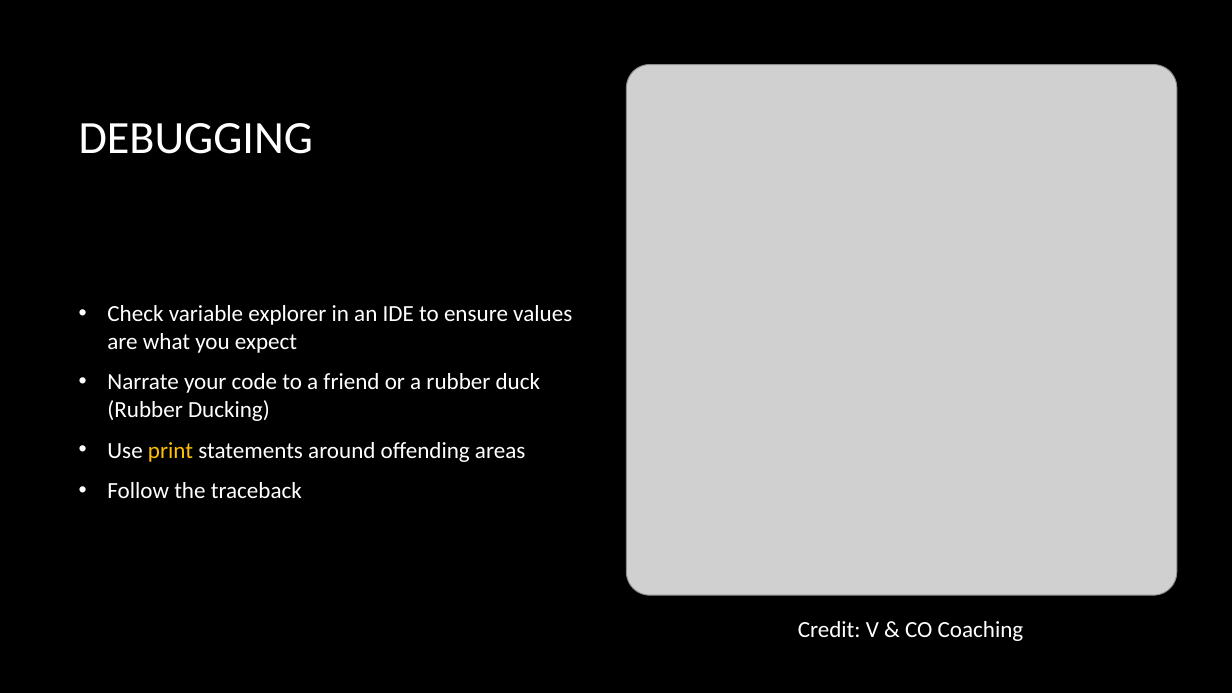
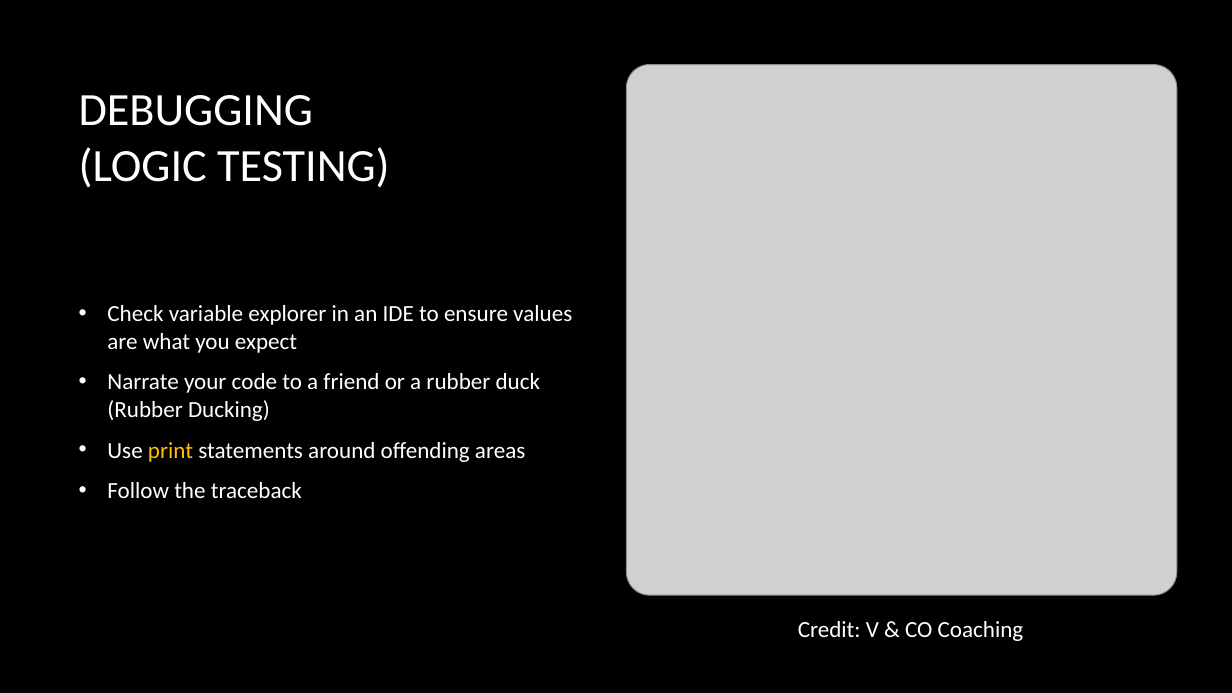
Before and after one commit to smandhai/Astro-Data-Handling-Tutorials, a slide deck: slide 18 of A Primer on Python Survival.pptx (slide 10 before the commit). Drawn at 1232x693 pixels with LibreOffice and Linux fonts; fonts in the diff are those of the drawing; grey boxes stand for pictures; background and template pictures are left out. Boxes give left, top, right and bottom in pixels: in the first picture for what was removed or moved away, otherwise in the second. Text is boxed around its words. In the diff, an @@ line names an element or a change of style, - is before the commit and + after.

```diff
--- a/A Primer on Python Survival.pptx
+++ b/A Primer on Python Survival.pptx
@@ title at <box>79,95,390,187</box>: text changed @@
-DEBUGGING
+DEBUGGING
+(LOGIC TESTING)
```
Also in this commit, not shown: 3 other slides changed, 4 slides added, 2 slides removed, 1 other file.
